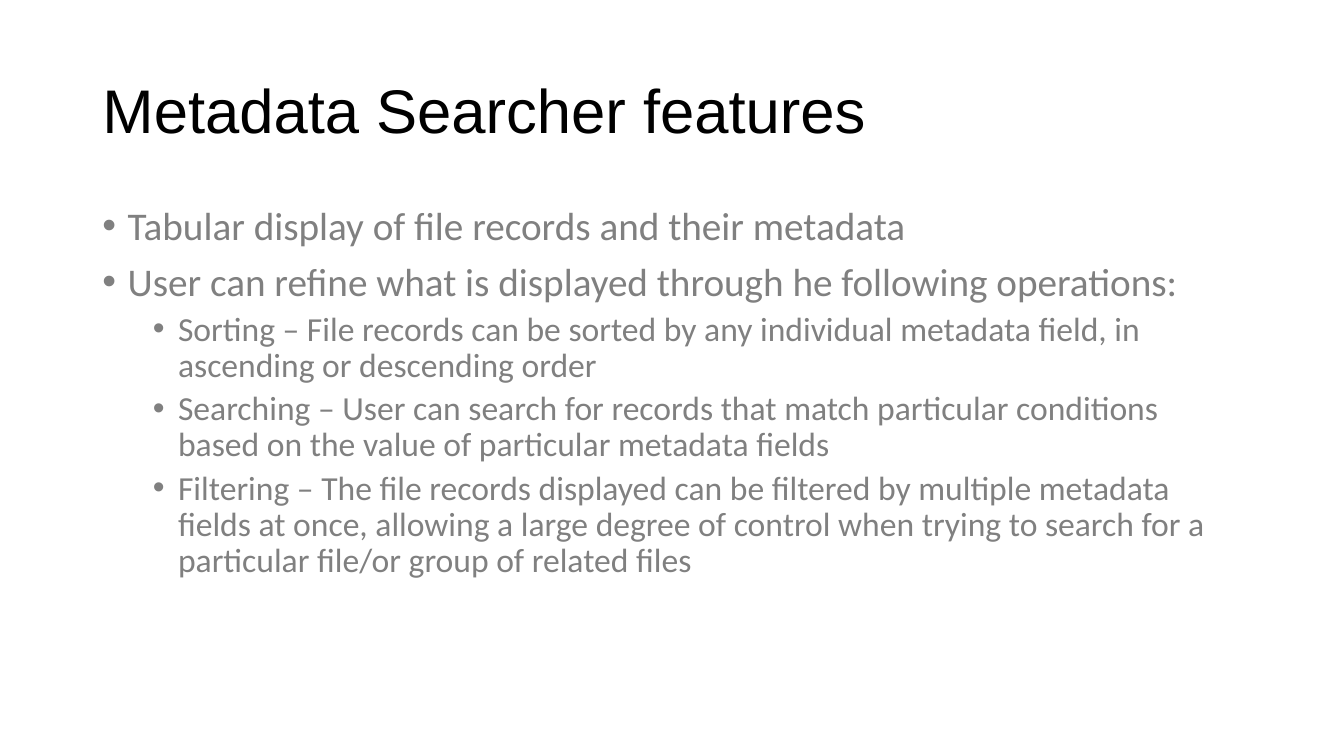
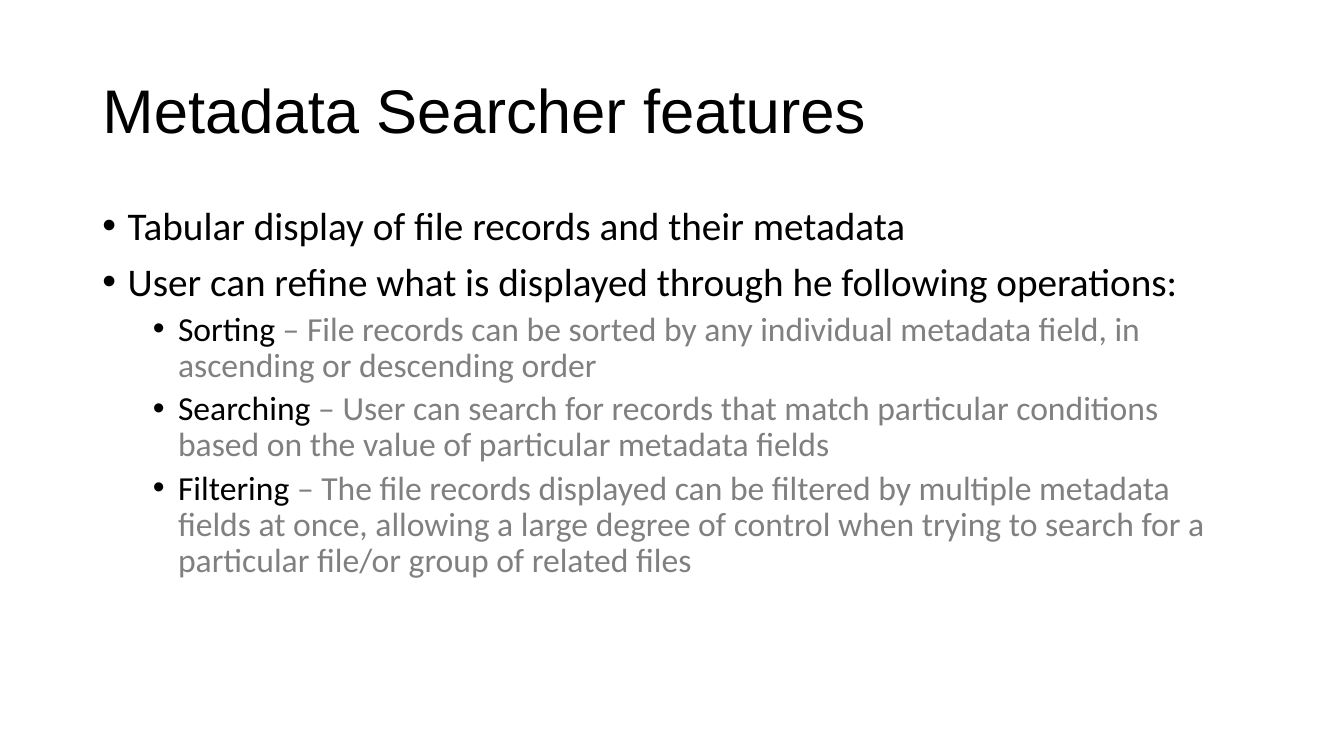
Before and after one commit to JesseHare90/CSC3600-ICT-Professional-Project, a slide deck: slide 5 of Final_Project/presentation/Jesse/Section4_ProductDemonstration_Jesse.pptx. Drawn at 1344x756 pixels with LibreOffice and Linux fonts; fonts in the diff are those of the drawing. Boxes give left, top, right and bottom in pixels: in the first picture for what was removed or moved away, otherwise in the second. Text is boxed around its words. In the diff, an @@ line names an element or a change of style, - is before the commit and + after.

```diff
--- a/Final_Project/presentation/Jesse/Section4_ProductDemonstration_Jesse.pptx
+++ b/Final_Project/presentation/Jesse/Section4_ProductDemonstration_Jesse.pptx
@@ text "Tabular display of file records ..." at [128,212,1204,578]: text colour #808080 to #000000 in "Tabular display of file records and their ...", "User can refine what is displayed through ...", "Sorting", "Searching" and 1 more places @@
```
Also in this commit, not shown: 1 other slide changed.
